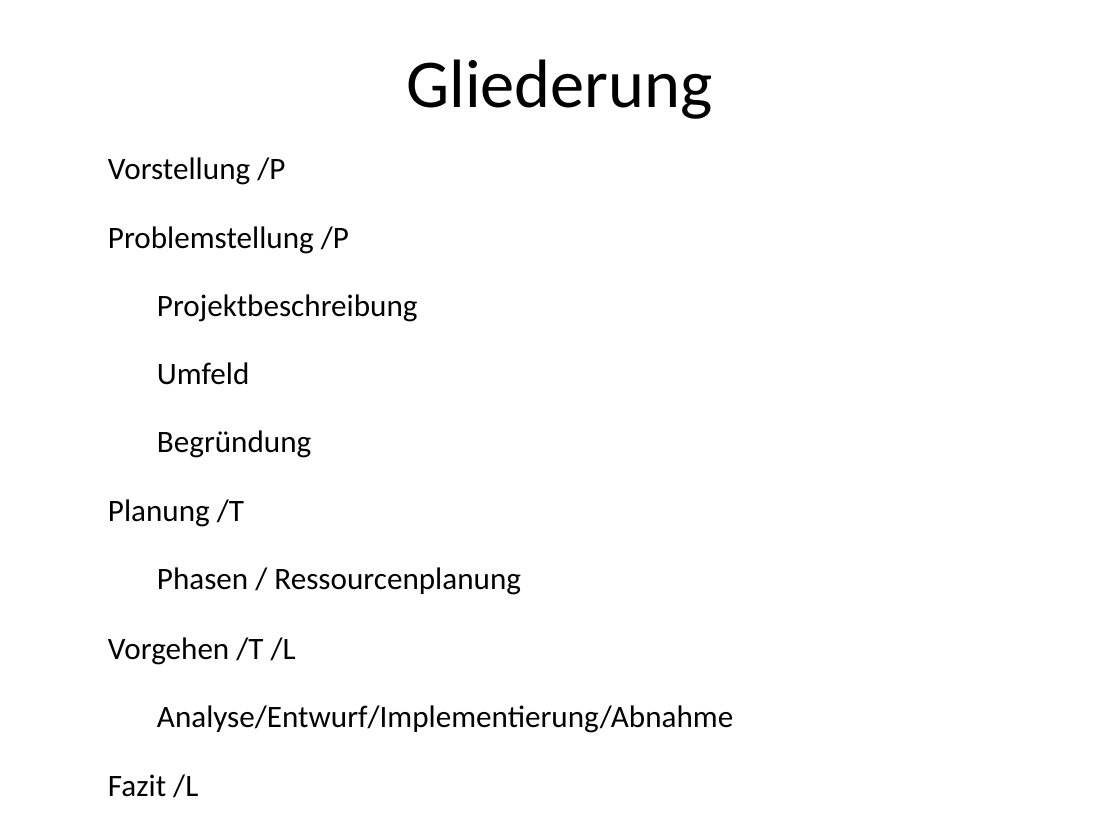
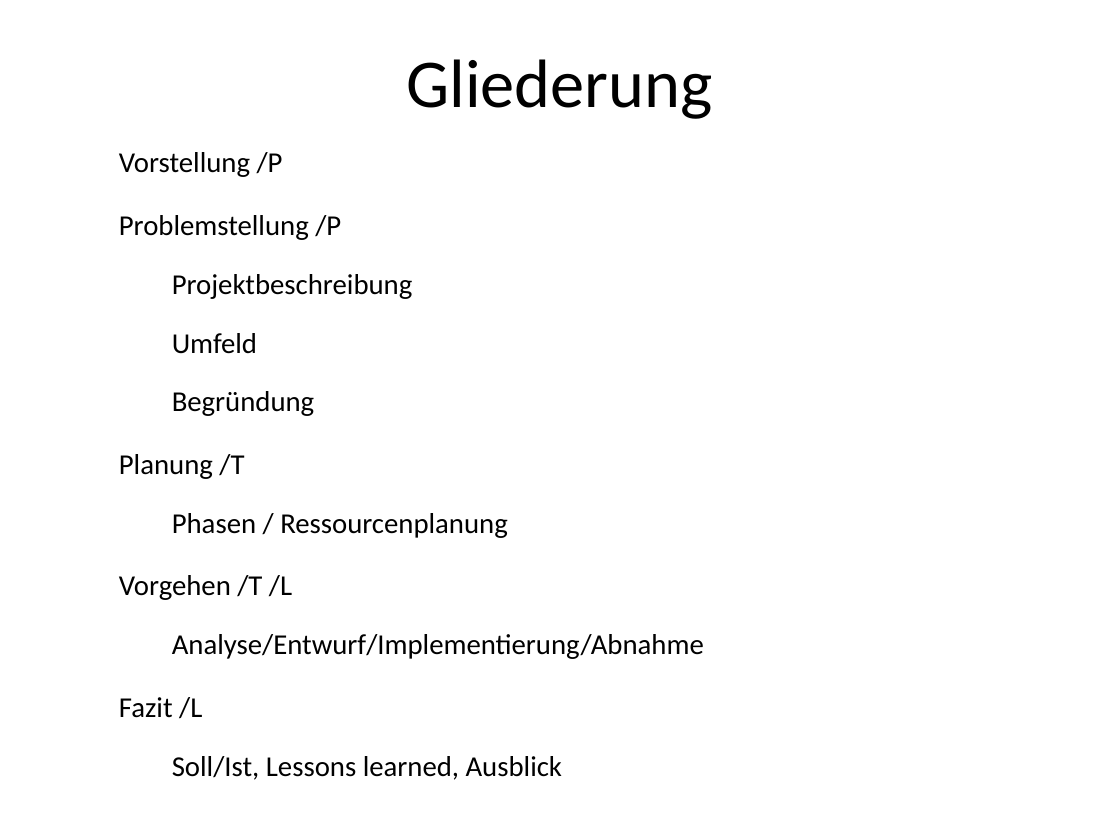
Before and after one commit to TrialAnd404/MyRepo, a slide deck: slide 2 of ZitatErfassung2.odp. Drawn at 1120x840 pixels with LibreOffice and Linux fonts; fonts in the diff are those of the drawing; background and template pictures are left out. Boxes give left, top, right and bottom in pixels: in the first picture for what was removed or moved away, otherwise in the second. Text is boxed around its words. In the diff, an @@ line names an element or a change of style, - is before the commit and + after.

Commit message:
PPT

```diff
--- a/ZitatErfassung2.odp
+++ b/ZitatErfassung2.odp
@@ text "Vorstellung /P" at (119,152,704,780): size 20 to 18.5 pt; indent changed; line spacing 1 to 0.9; line spacing 1 to 0.8 @@
```
Also in this commit, not shown: 8 other slides changed, 6 slides added, 5 slides removed, 1 other file.
